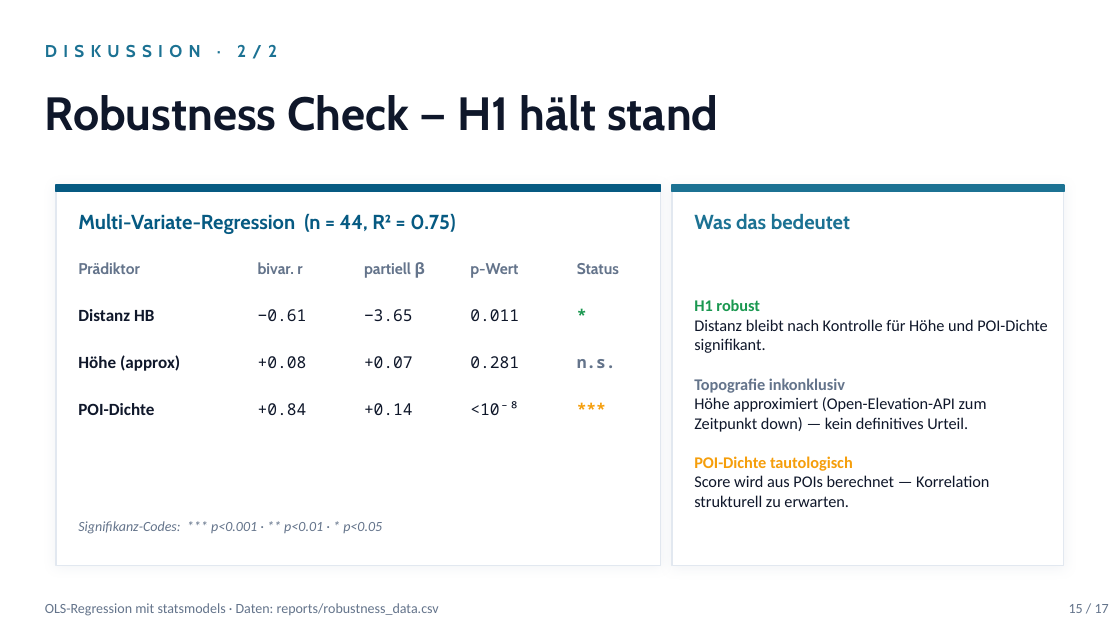
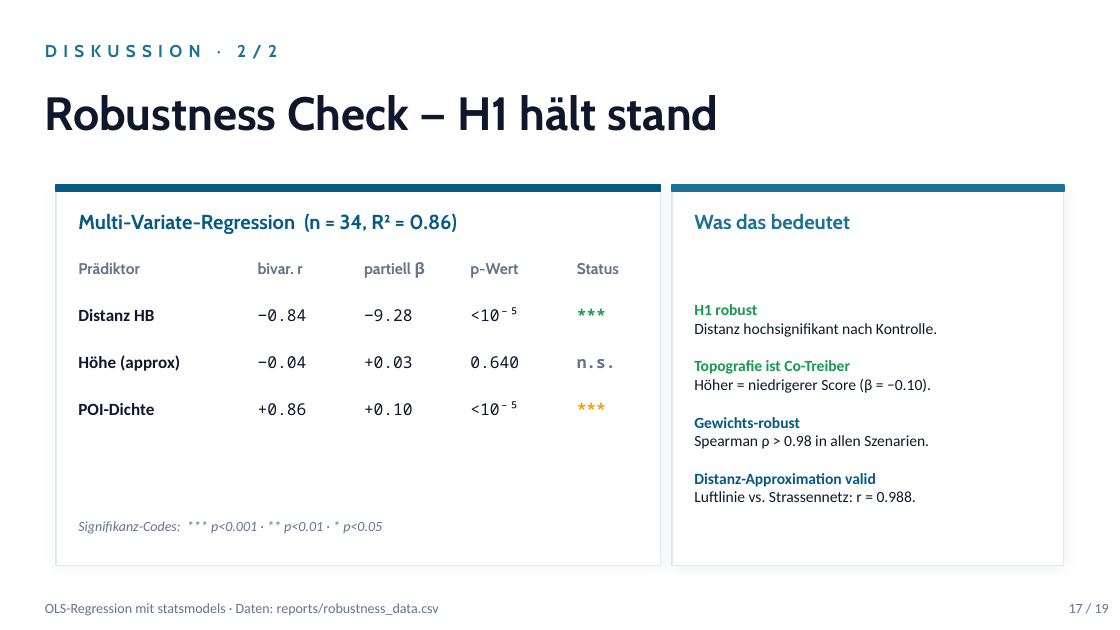
Before and after one commit to sanirmem/zh15min, a slide deck: slide 17 of reports/zh15min_slides.pptx (slide 15 before the commit). Drawn at 1120x630 pixels with LibreOffice and Linux fonts; fonts in the diff are those of the drawing. Boxes give left, top, right and bottom in pixels: in the first picture for what was removed or moved away, otherwise in the second. Text is boxed around its words. In the diff, an @@ line names an element or a change of style, - is before the commit and + after.

```diff
--- a/reports/zh15min_slides.pptx
+++ b/reports/zh15min_slides.pptx
@@ text at (78, 213, 457, 234): text changed @@
-Multi-Variate-Regression (n = 44, R² = 0.75)
+Multi-Variate-Regression (n = 34, R² = 0.86)
@@ text at (577, 297, 655, 333): text changed @@
-*
+***
@@ text at (258, 309, 307, 321): text changed @@
-−0.61
+−0.84
@@ text at (364, 309, 413, 321): text changed @@
-−3.65
+−9.28
@@ text at (470, 307, 519, 321): text changed @@
-0.011
+<10⁻⁵
@@ text at (694, 323, 937, 502): text changed; size 10.5 to 10 pt @@
-Distanz bleibt nach Kontrolle für Höhe und POI-Dichte signifikant.
-Topografie inkonklusiv
-Höhe approximiert (Open-Elevation-API zum Zeitpunkt down) — kein definitives Urteil.
-POI-Dichte tautologisch
-Score wird aus POIs berechnet — Korrelation strukturell zu erwarten.
+Distanz hochsignifikant nach Kontrolle.
+Topografie ist Co-Treiber
+Höher = niedrigerer Score (β = −0.10).
+Gewichts-robust
+Spearman ρ > 0.98 in allen Szenarien.
+Distanz-Approximation valid
+Luftlinie vs. Strassennetz: r = 0.988.
@@ text at (694, 304, 757, 315): size 10.5 to 10 pt in "H1 robust" @@
@@ text at (258, 356, 307, 368): text changed @@
-+0.08
+−0.04
@@ text at (364, 356, 413, 368): text changed @@
-+0.07
++0.03
@@ text at (470, 356, 519, 368): text changed @@
-0.281
+0.640
@@ text at (258, 403, 307, 415): text changed @@
-+0.84
++0.86
@@ text at (364, 403, 413, 415): text changed @@
-+0.14
++0.10
@@ text at (470, 401, 519, 415): text changed @@
-<10⁻⁸
+<10⁻⁵
@@ text at (1069, 604, 1109, 613): text changed @@
-15 / 17
+17 / 19
```
Also in this commit, not shown: 16 other slides changed, 2 slides added, 15 other files.
